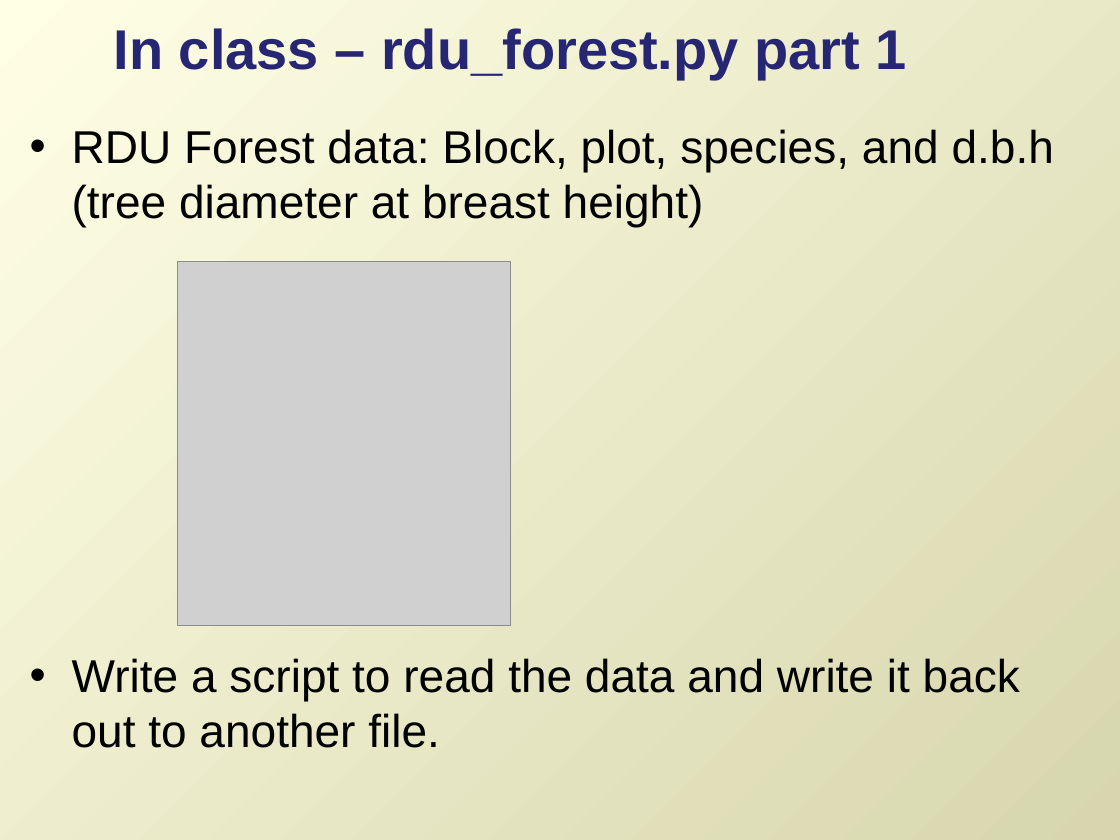
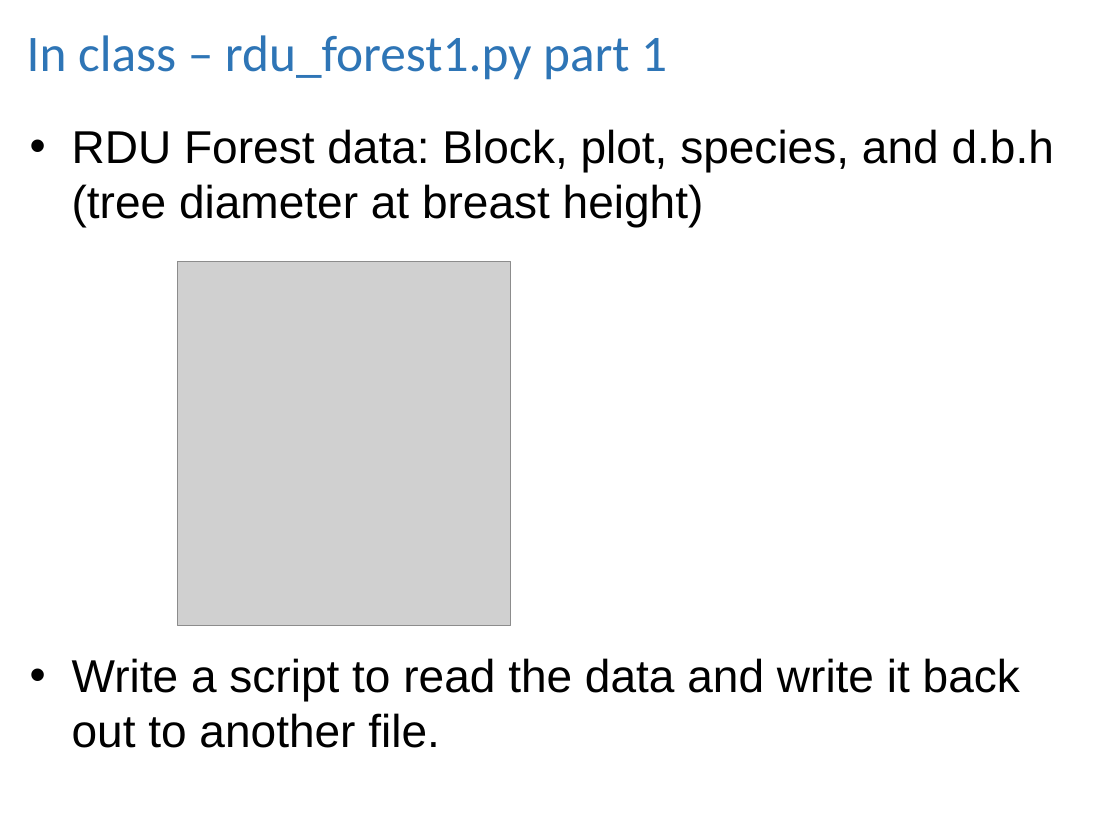
Before and after one commit to lgtateos/gis540, a slide deck: slide 22 of slides/fileIO.ppt (slide 19 before the commit). Drawn at 1120x840 pixels with LibreOffice and Linux fonts; fonts in the diff are those of the drawing; grey boxes stand for pictures. Boxes give left, top, right and bottom in pixels: in the first picture for what was removed or moved away, otherwise in the second. Text is boxed around its words. In the diff, an @@ line names an element or a change of style, - is before the commit and + after.

```diff
--- a/slides/fileIO.ppt
+++ b/slides/fileIO.ppt
@@ background gradient #FFFFE6 to #D7D6AE to #FFFFFF @@
@@ title at (27,35,667,80): text changed; size 36 to 33 pt; font Arial to Calibri; text colour #262673 to #2E75B6; bold off @@
-In class – rdu_forest.py part 1
+In class – rdu_forest1.py part 1
```
Also in this commit, not shown: 23 other slides changed, 13 slides added, 3 slides removed.
